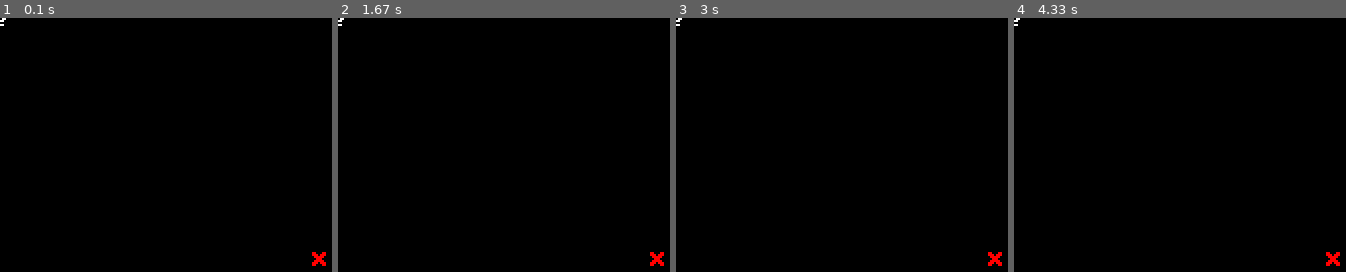
Above: before the commit, frames 1-4 (left to right).
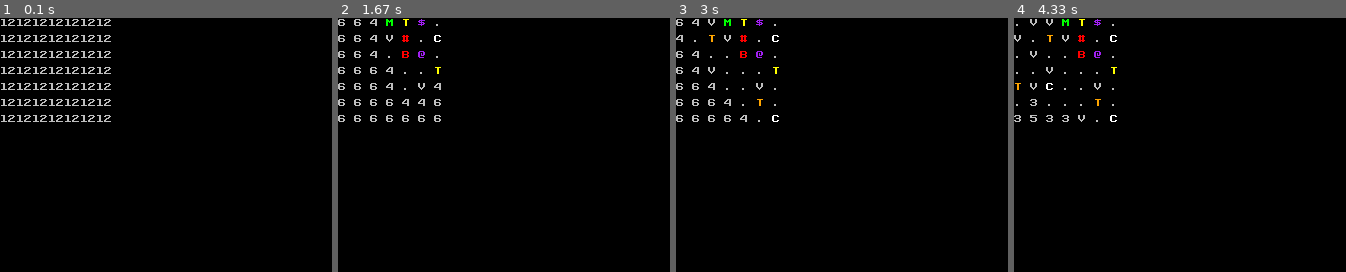
Above: after the commit, the same moments.

Repository: BlackHat-Magic/PyGame-Demo
Game: pygame game, started from app.py
Two runs of this game, one before a commit and one after it. Both use one fixed random seed, a clock stepped at 60 frames per second and the inputs below.
Inputs:
- Up to frame 1 (0.1 s): no input
- Up to frame 2 (1.67 s): no input
- Up to frame 3 (3 s): no input
- Up to frame 4 (4.33 s): no input

The runs differ from the first frame. In frame 1, 2.8% of the frame differs, in the area x 0-99%, y 0-98%; in frame 2, 1.6%; in frame 3, 1.3%; in frame 4, 1.1%.

Commit message:
idek anymore

Diff:
--- a/app.py
+++ b/app.py
@@ -1,4 +1,6 @@
 import pygame, sys
+from wfc_utils import Biome, Tile, World
+from dungeon_generator import rooms
 
 # Initialize pygame, window
 pygame.init()
@@ -14,7 +16,7 @@
 background = pygame.Surface((640, 480))
 background.fill("Black")
 
-# player
+# character class
 class Character():
     def __init__(self, surface: pygame.Surface, name: str, pos_x: int = 0, pos_y: int = 0):
         self.pos_x = pos_x
@@ -78,9 +80,42 @@
             pygame.draw.rect(screen, "Gray", self.health_tag.get_rect(center=(self.pos_x, self.pos_y - 12)))
             screen.blit(self.health_tag, self.health_tag.get_rect(center=(self.pos_x, self.pos_y - 12)))
 
+# character and enemy
 character = Character(surface=font.render("@", False, "White"), name="It's You!")
+enemy = Character(surface=font.render("X", False, "Red"), name="Enemy Dude", pos_x=320, pos_y=240)
 
-enemy = Character(surface=font.render("X", False, "Red"), name="Enemy Dude", pos_x=320, pos_y=240)
+# generate dungeon
+# dungeon = []
+# for i in range(10):
+#     dungeon.append(World(f"floor_{i}", rooms, (9, 9)))
+
+# initialize floor
+floor = World("Floor", rooms, (7, 7))
+
+# time stuff
+big_t = 0
+dt = 0
+
+# generate tiles for entropy numbers
+entropy_list = []
+for i in range(len(rooms) + 1):
+    string = str(i)
+    surface = text_font.render(string, False, "Gray")
+    entropy_list.append(surface)
+
+letter_dict = {
+    "Empty": text_font.render(".", False, "Gray"),
+    "Trap": text_font.render("T", False, "Orange"),
+    "Combat": text_font.render("C", False, "White"),
+    "Treasure": text_font.render("T", False, "Yellow"),
+    "Merchant": text_font.render("M", False, "Green"),
+    "Starter": text_font.render("$", False, "Purple"),
+    "Pre-Boss": text_font.render("#", False, "Red"),
+    "Boss": text_font.render("B", False, "Red"),
+    "Ending": text_font.render("@", False, "Purple"),
+    "Vacant": text_font.render("V", False, "Gray")
+}
+
 
 # game loop
 while True:
@@ -98,22 +133,36 @@
         character.target_pos = mouse_pos
     character.moveToTarget()
 
-    # get keys
-    keys = pygame.key.get_pressed()
+    big_t += dt
 
     # render background
     screen.blit(background, (0, 0))
 
+    # world gen testing
+    if(big_t >= 100 and not floor.all_collapsed()):
+        big_t = 0
+        observed = floor.observe()
+        if(observed):
+            floor.propagate(observed)
+
+    for x in range(floor.grid.shape[0]):
+        for y in range(floor.grid.shape[1]):
+            coords = (x * 16, y * 16)
+            if(floor.grid[x, y].biome):
+                screen.blit(letter_dict[floor.grid[x, y].biome.name], coords)
+            else:
+                screen.blit(entropy_list[floor.grid[x, y].entropy()], coords)
+
     # render character
-    screen.blit(character.surface, character.rectangle())
-    character.renderBillboard(mouse_pos)
-    screen.blit(enemy.surface, enemy.rectangle())
-    enemy.renderBillboard(mouse_pos)
+    # screen.blit(character.surface, character.rectangle())
+    # character.renderBillboard(mouse_pos)
+    # screen.blit(enemy.surface, enemy.rectangle())
+    # enemy.renderBillboard(mouse_pos)
 
     # check if player collided with enemy
-    if(enemy.rectangle().colliderect(character.rectangle())):
-        print("Collided")
+    # if(enemy.rectangle().colliderect(character.rectangle())):
+    #     print("Collided")
 
     # render to window
     pygame.display.update()
-    clock.tick(120)
+    dt = clock.tick(120)
--- /dev/null
+++ b/dungeon_generator.py
@@ -0,0 +1,29 @@
+from wfc_utils import Biome, Tile, World
+
+empty = Biome("Empty")
+vacant = Biome("Vacant")
+trap = Biome("Trap", maximum=3)
+combat = Biome("Combat")
+treasure = Biome("Treasure", minimum=1, maximum=2)
+merchant = Biome("Merchant", minimum=1, maximum=1)
+starter = Biome("Starter", minimum=1, maximum=1)
+pre_boss = Biome("Pre-Boss", minimum=1, maximum=1)
+boss = Biome("Boss", minimum=1, maximum=1)
+ending = Biome("Ending", minimum=1, maximum=1)
+
+empty.allowed_neighbors = [empty, trap, combat, treasure, merchant, starter, vacant]
+vacant.allowed_neighbors = [empty, trap, combat, treasure, merchant, starter, vacant]
+trap.allowed_neighbors = [empty, treasure, merchant, starter, vacant]
+combat.allowed_neighbors = [empty, treasure, merchant, starter, vacant]
+treasure.allowed_neighbors = [empty, trap, combat, merchant, starter, vacant]
+merchant.allowed_neighbors = [empty, trap, combat, treasure, starter, vacant]
+starter.allowed_neighbors = [empty, trap, combat, treasure, merchant, vacant]
+pre_boss.allowed_neighbors = [empty, trap, combat, treasure, merchant, boss, vacant]
+boss.allowed_neighbors = [pre_boss, ending, empty]
+ending.allowed_neighbors = [boss, empty]
+
+pre_boss.required_neighbors = [boss]
+boss.required_neighbors = [pre_boss, ending]
+ending.required_neighbors = [boss]
+
+rooms = [empty, empty, empty, trap, combat, treasure, merchant, starter, pre_boss, boss, ending, vacant]
--- /dev/null
+++ b/overworld_generator.py
@@ -0,0 +1,36 @@
+from wfc_utils import Biome, Tile, World
+
+# define biomes
+forest = Biome("Forest")
+mountains = Biome("Mountains")
+plains = Biome("Plains")
+desert = Biome("Desert")
+swamp = Biome("Swamp")
+# coastal = Biome("Coastal")
+# ocean = Biome("Ocean")
+taiga = Biome("Taiga")
+ice = Biome("Ice")
+death_ice = Biome("Death Ice")
+volcano = Biome("Volcano")
+cherry = Biome("Cherry")
+ice_mountain = Biome("Ice Mountain")
+
+# add allowed neighbors. There has to be a better way to do this
+forest.allowed_neighbors = [forest, plains, swamp, taiga, cherry]
+mountains.allowed_neighbors = [mountains, plains, desert, volcano]
+plains.allowed_neighbors = [forest, mountains, plains, desert, swamp, taiga, cherry]
+desert.allowed_neighbors = [mountains, plains, desert]
+swamp.allowed_neighbors = [forest, plains, swamp, cherry]
+# coastal.allowed_neighbors = [forest, plains, swamp, coastal, ocean]
+# coastal.required_neighbors = [ocean]
+# ocean.allowed_neighbors = [coastal, ocean]
+taiga.allowed_neighbors = [forest, plains, ice, ice_mountain]
+ice.allowed_neighbors = [taiga, ice, death_ice, ice_mountain]
+death_ice.allowed_neighbors = [ice, death_ice, taiga, ice_mountain]
+volcano.allowed_neighbors = [mountains, volcano, desert]
+cherry.allowed_neighbors = [forest, plains, cherry, swamp]
+ice_mountain.allowed_neighbors = [ice, taiga, death_ice, ice_mountain]
+
+# list of biomes
+# biomes = [forest, mountains, plains, desert, swamp, coastal, ocean, taiga, ice, death_ice]
+biomes = [forest, mountains, plains, desert, swamp, taiga, ice, death_ice, volcano, cherry, ice_mountain]
--- a/wfc_utils.py
+++ b/wfc_utils.py
@@ -3,10 +3,13 @@
 
 # Biome class
 class Biome():
-    def __init__(self, name, allowed_neighbors: list = [], required_neighbors: list = []):
+    def __init__(self, name, allowed_neighbors: list = [], required_neighbors: list = [], minimum: int = 0, maximum: int = 0, empty: bool = False):
         self.name = name
         self.allowed_neighbors = allowed_neighbors
         self.required_neighbors = required_neighbors
+        self.minimum = minimum
+        self.maximum = maximum
+        self.empty = empty
 
 # tile class
 class Tile():
@@ -40,12 +43,13 @@
         # collapse on chosen possibility
         self.biome = collapse_to
         self.possibilities = [self.biome]
+
         return(self.biome)
 
     # get cell neighbors
     def get_neighbors(self) -> list:
         # allows diagonals
-        offsets = [(-1, 1), (0, 1), (1, 1), (-1, 0), (1, 0), (-1, -1), (0, -1), (1, -1)]
+        offsets = [(0, 1), (-1, 0), (1, 0), (0, -1)]
         neighbors = []
 
         # loop through possible offsets
@@ -90,9 +94,9 @@
         new_possibilities = set(self.possibilities).intersection(new_possibilities)
         self.possibilities = list(new_possibilities)
 
-        return(self.possibilities != original_possibilities)
-
-    def requirements_met() -> bool:
+        return(self.possibilities in original_possibilities)
+
+    def requirements_met(self) -> bool:
         # if the cell hasn't collapsed yet and not all of the possibilities have requirements, the
         # requirements of the cell are met by default, since it's possible that the cell won't have a
         # requirement at all
@@ -114,7 +118,7 @@
         for neighbor in self.get_neighbors():
             if(not neighbor.biome):
                 continue
-            neighbors.append(neighbor.biome)
+            neighbors.append(neighbor)
 
         # loop through all neighbors, if possibilities for a given tile are not all contained in
         # allowed_states, return false
@@ -122,6 +126,12 @@
             possibilities = neighbor.possibilities
             if(not all([possibility in allowed_states for possibility in possibilities])):
                 return(False)
+
+        neighbor_biomes = [tile.biome for tile in self.get_neighbors()]
+        for biome in self.biome.required_neighbors:
+            if(biome not in neighbor_biomes):
+                return(False)
+
         return(True)
 
 class World():
@@ -132,20 +142,36 @@
         self.grid = numpy.empty(size, dtype=object)
         for x in range(size[0]):
             for y in range(size[1]):
-                self.grid[x, y] = Tile(coordinates=(x, y), world=self)
+                self.grid[x, y] = Tile((x, y), self, None, biomes)
         # miscellaneous data
         self.pickle = pickle
 
     # observe the grid
-    def observe(self) -> tuple:
+    def observe(self, collapse_to: Biome = None) -> tuple:
         min_entropy = len(self.biomes)
         lowest_tiles = []
+        all_tiles = []
+        for x, column in enumerate(self.grid):
+            for y, tile in enumerate(column):
+                if(tile.biome):
+                    all_tiles.append(tile.biome)
+
+        need_to_generate = []
+
+        for biome in self.biomes:
+            if(biome.minimum > all_tiles.count(biome)):
+                need_to_generate.append(biome)
+        if(need_to_generate and not collapse_to):
+            collapse_to = random.choice(need_to_generate)
 
         # loop through cells
         for x, row in enumerate(self.grid):
             for y, cell in enumerate(row):
                 entropy = cell.entropy()
-
+                if(entropy == 0):
+                    continue
+                if(collapse_to and not collapse_to in self.grid[x, y].possibilities):
+                    continue
                 # if new lowest entropy, set lowest entropy
                 if(entropy < min_entropy):
                     min_entropy = entropy
@@ -155,14 +181,19 @@
                 # else if == lowest entropy, add to lowest tiles
                 if(entropy == min_entropy):
                     lowest_tiles.append((x, y))
+                continue
 
         # if no tiles can be collapsed, return
         if(not lowest_tiles):
             return
+        print(f"collapsing from {len(lowest_tiles)} options")
 
         # else, randomly select a cell to collapse
         x, y = random.choice(lowest_tiles)
-        self.grid[x, y].collapse()
+        if(not collapse_to):
+            self.grid[x, y].collapse()
+        else:
+            self.grid[x, y].collapse(collapse_to)
         return(x, y)
 
     # propagate changes
@@ -192,25 +223,38 @@
             if(target_tile.requirements_met()):
                 continue
 
-            # grab target tile
-            required_neighbors = target_tile.biome.required_neighbors
+            #
+            required_neighbors = []
+            for possibility in target_tile.possibilities:
+                for requirement in possibility.required_neighbors:
+                    required_neighbors.append(requirement)
+
 
             # sort neighbors by entropy
             neighbors = sorted(neighbors, key=lambda neighbor: neighbor.entropy())
 
             # loop through neighbors and collapse as required
-            for tile in neighbors:
-                corods = neighbor.coordinates
-                neighbor = self.grid[coords]
-                for requirement in target_cell.required_neighbors:
-                    if(not requirement in self.grid[coords].possibilities):
+            for neighbor in neighbors:
+                for requirement in required_neighbors:
+                    if(not requirement in neighbor.possibilities):
                         continue
                     result = neighbor.collapse(requirement)
-                    if(not result):
-                        input("We goofed up.")
-                        return
-                    if(coords not in queue):
-                        queue.append(coords)
+                    if(neighbor.coordinates not in queue):
+                        queue.append(neighbor.coordinates)
+                if(target_tile.requirements_met):
+                    break
+
+        # get biomes who have reached their max
+        flattened = self.grid.flatten()
+        biomes_in_grid = [tile.biome for tile in flattened if tile.biome]
+        maxed = []
+        for biome in self.biomes:
+            if(biome.maximum != 0 and biome.maximum <= biomes_in_grid.count(biome)):
+                maxed.append(biome)
+        for tile in flattened:
+            for biome in maxed:
+                if(not tile.biome and biome in tile.possibilities):
+                    tile.possibilities.remove(biome)
 
     def max_entropy(self) -> int:
         maximum_entropy = -1
@@ -219,4 +263,24 @@
                 entropy = self.grid[x, y].entropy()
                 if(entropy > maximum_entropy):
                     maximum_entropy = entropy
-        return(entropy)
+        return(maximum_entropy)
+
+    def min_entropy(self) -> int:
+        minimum_entropy = float("inf")
+        for x in range(self.grid.shape[0]):
+            for y in range(self.grid.shape[1]):
+                entropy = self.grid[x, y].entropy()
+                if(entropy < minimum_entropy):
+                    minimum_entropy = entropy
+        return(minimum_entropy)
+
+    def all_collapsed(self) -> bool:
+        for x in range(self.grid.shape[0]):
+            for y in range(self.grid.shape[1]):
+                if(not self.grid[x, y].biome):
+                    return(False)
+        return(True)
+
+    def generate(self) -> None:
+        # soon (TM)
+        pass
--- a/world_generator.py
+++ /dev/null
@@ -1,38 +0,0 @@
-from wfc_utils import Biome, Tile, World
-
-# define biomes
-forest = Biome("Forest")
-mountains = Biome("Mountains")
-plains = Biome("Plains")
-desert = Biome("Desert")
-swamp = Biome("Swamp")
-coastal = Biome("Forest")
-ocean = Biome("Ocean")
-taiga = Biome("Taiga")
-ice = Biome("Ice")
-death_ice = Biome("Death Ice")
-volcano = Biome("Volcano")
-
-# add allowed neighbors. There has to be a better way to do this
-forest.allowed_neighbors = [forest, mountains, plains, swamp, coastal, taiga]
-mountains.allowed_neighbors = [forest, mountains, plains, desert, taiga, ice, volcano]
-plains.allowed_neighbors = [forest, mountains, plains, desert, swamp, coastal, taiga]
-desert.allowed_neighbors = [mountains, plains, desert]
-swamp.allowed_neighbors = [forest, plains, swamp, coastal, taiga]
-coastal.allowed_neighbors = [forest, plains, swamp, coastal, ocean]
-coastal.required_neighbors = [ocean]
-ocean.allowed_neighbors = [coastal, ocean]
-taiga.allowed_neighbors = [forest, mountains, plains, swamp, ice]
-ice.allowed_neighbors = [taiga, ice, death_ice]
-death_ice.allowed_neighbors = [ice, death_ice]
-volcano.allowed_neighbors = [mountains]
-
-# list of biomes
-biomes = [forest, mountains, plains, desert, swamp, coastal, ocean, taiga, ice, death_ice]
-
-# initialize world
-world = World("map", biomes, (25, 25))
-
-while world.max_entropy() > 0:
-    coords = grid.observe()
-    grid.propagate(coords)
